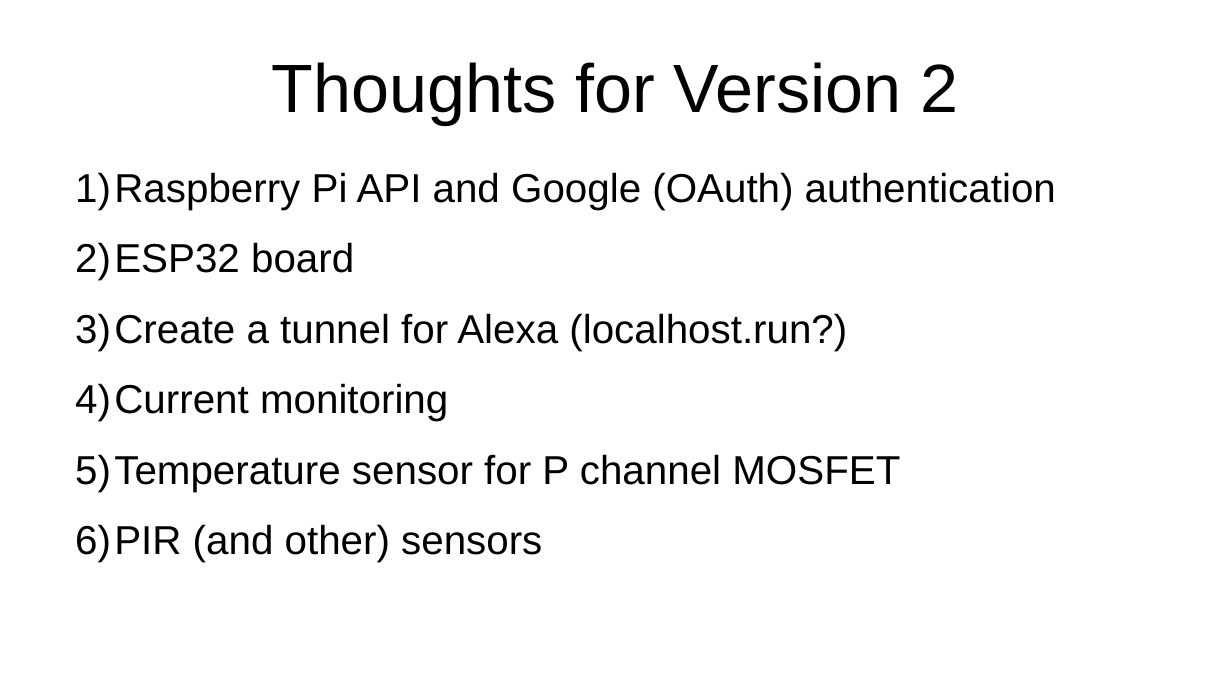
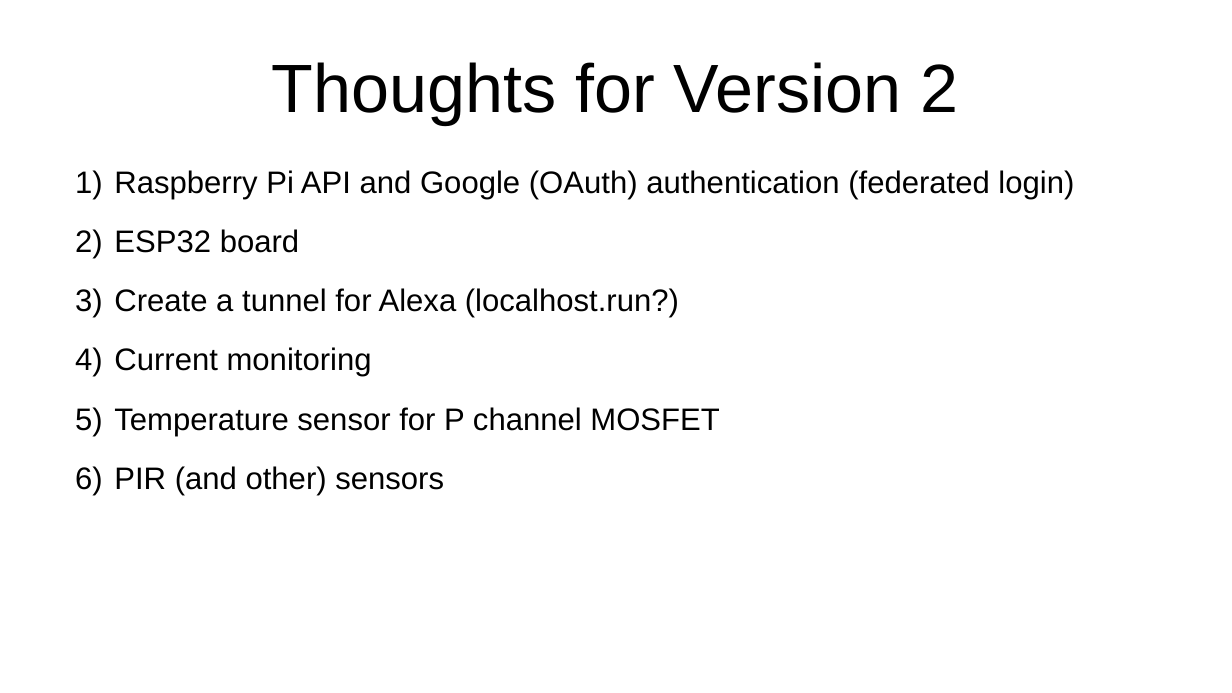
Before and after one commit to codewrite/COBHouseLights, a slide deck: slide 27 of doc/Presentation.pptx. Drawn at 1232x693 pixels with LibreOffice and Linux fonts; fonts in the diff are those of the drawing. Boxes give left, top, right and bottom in pixels: in the first picture for what was removed or moved away, otherwise in the second. Text is boxed around its words. In the diff, an @@ line names an element or a change of style, - is before the commit and + after.

Commit message:
Update presentation

```diff
--- a/doc/Presentation.pptx
+++ b/doc/Presentation.pptx
@@ text at (114, 170, 1074, 199): text changed; size 26 to 20 pt @@
-1) Raspberry Pi API and Google (OAuth) authentication
+1) Raspberry Pi API and Google (OAuth) authentication (federated login)
@@ text at (114, 229, 719, 495): size 26 to 20 pt in "ESP32 board", "Create a tunnel for Alexa (localhost.run?)", "Current monitoring", "Temperature sensor for P channel MOSFET" and 1 more places @@
```
